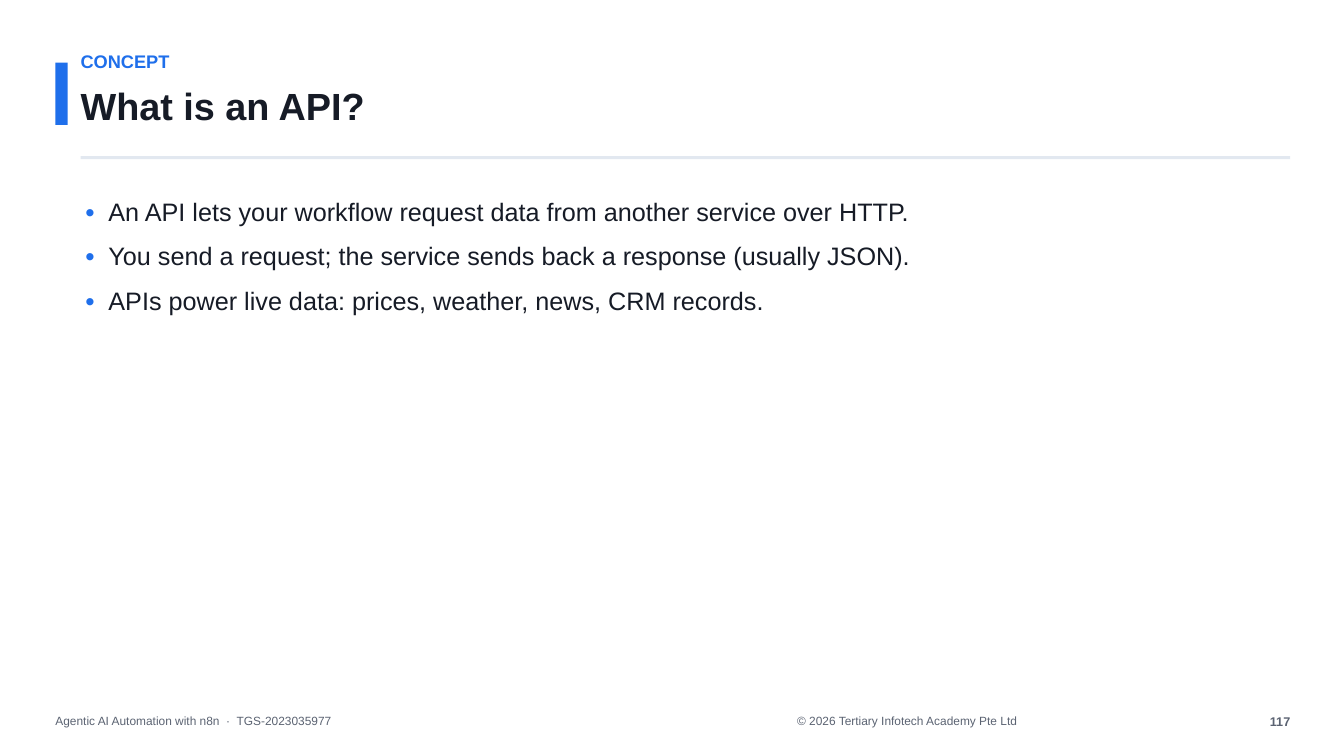
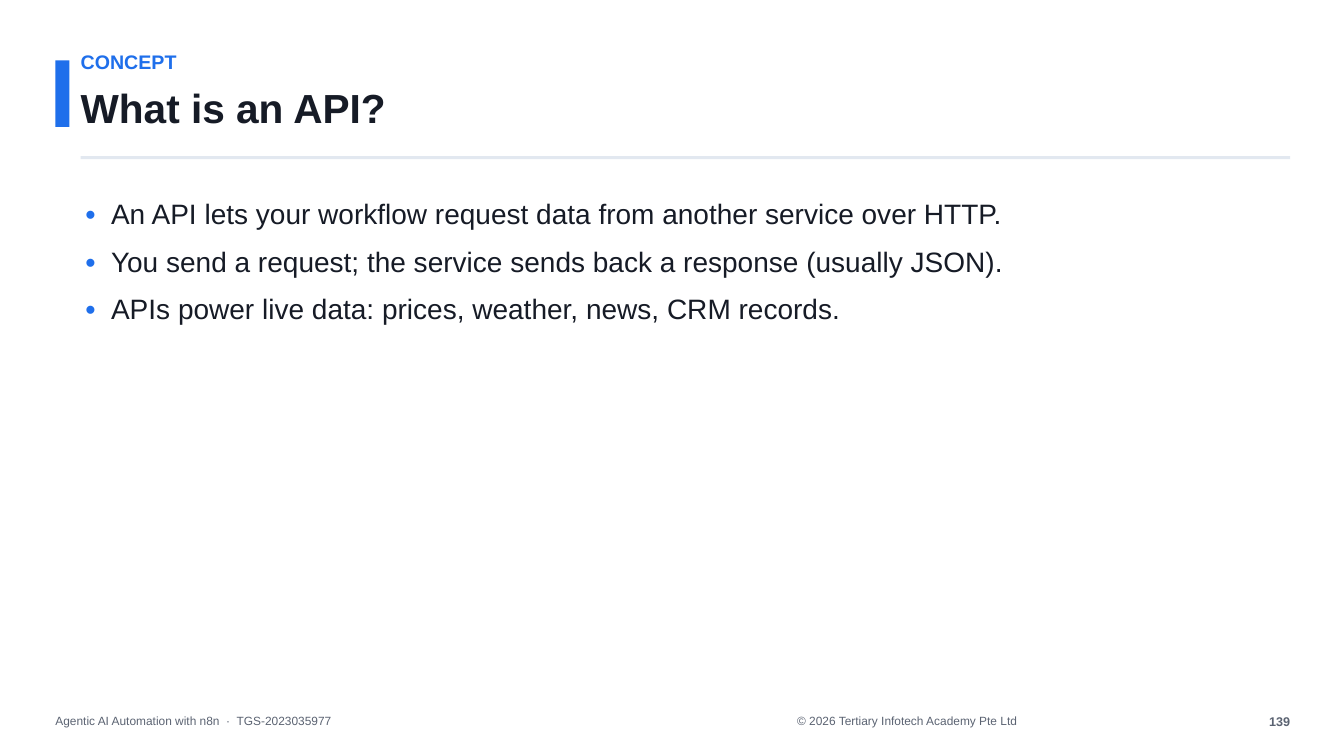
Before and after one commit to tertiarycourses/TGS-2023035977-Agentic-AI-Automation-with-n8n, a slide deck: slide 140 of courseware/n8n-slides.pptx (slide 118 before the commit). Drawn at 1344x756 pixels with LibreOffice and Linux fonts; fonts in the diff are those of the drawing. Boxes give left, top, right and bottom in pixels: in the first picture for what was removed or moved away, otherwise in the second. Text is boxed around its words. In the diff, an @@ line names an element or a change of style, - is before the commit and + after.

```diff
--- a/courseware/n8n-slides.pptx
+++ b/courseware/n8n-slides.pptx
@@ text "CONCEPT" at box(81, 55, 177, 70): size 13 to 14 pt @@
@@ text "What is an API?" at box(81, 93, 385, 124): size 27 to 29 pt @@
@@ text "• An API lets your ..." at box(111, 203, 1003, 324): size 18 to 20 pt @@
@@ text at box(1269, 717, 1290, 726): text changed @@
-117
+139
```
Also in this commit, not shown: 147 other slides changed, 26 slides added, 15 other files.
